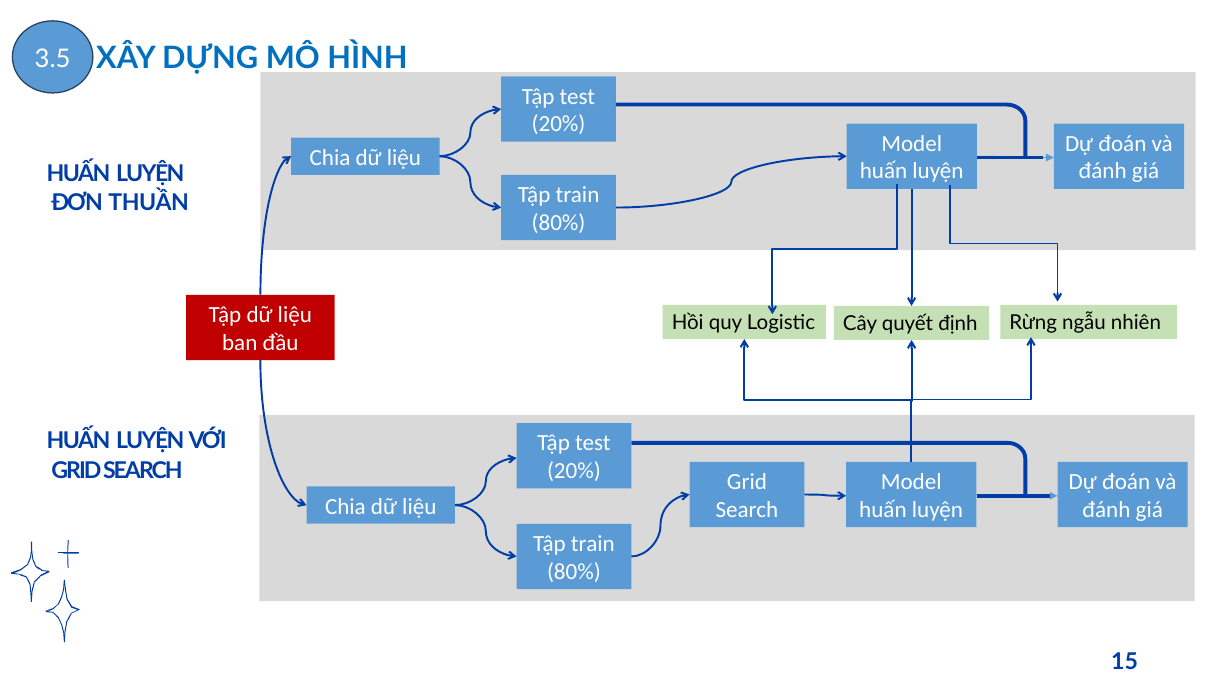
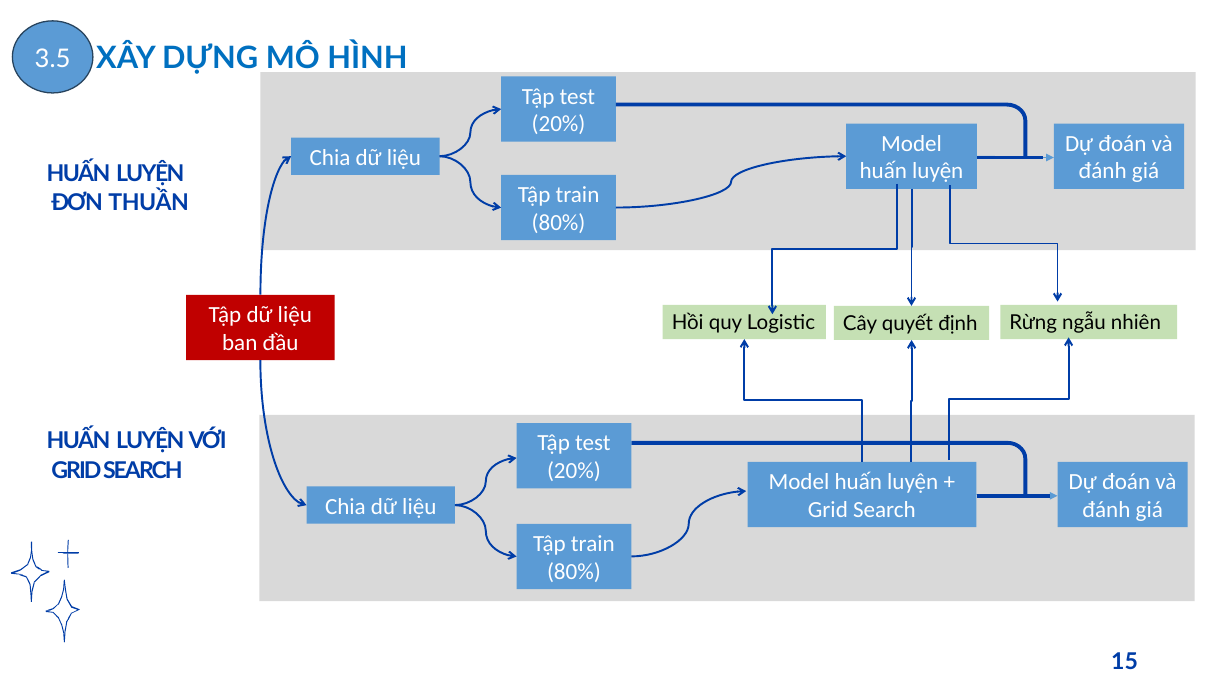
Before and after one commit to tantlu/ramen_rating_2024, a slide deck: slide 15 of Baove.pptx. Drawn at 1232x693 pixels with LibreOffice and Linux fonts; fonts in the diff are those of the drawing; background and template pictures are left out. Boxes give left, top, right and bottom in pixels: in the first picture for what was removed or moved away, otherwise in the second. Text is boxed around its words. In the diff, an @@ line names an element or a change of style, - is before the commit and + after.

```diff
--- a/Baove.pptx
+++ b/Baove.pptx
@@ elbow arrow moved from (911, 462) - (745, 339) to (862, 462) - (745, 339) @@
@@ elbow arrow moved from (911, 462) - (1031, 337) to (949, 460) - (1068, 337) @@
@@ rectangle removed at <box>689,462,804,528</box> @@
-Grid Search
@@ rectangle "Model huấn luyện +": place and size @@
-rectangle "Model huấn luyện +" at <box>847,462,977,528</box>
+rectangle "Model huấn luyện +" at <box>748,462,977,528</box>
@@ text in rectangle at <box>769,471,938,517</box>: text changed @@
-Model huấn luyện
+Model huấn luyện +
+Grid Search
@@ curved arrow moved from (631, 556) - (689, 494) to (631, 556) - (747, 492) @@
@@ curved arrow removed from (805, 494) to (847, 496) @@
```
Also in this commit, not shown: 2 other slides changed.
